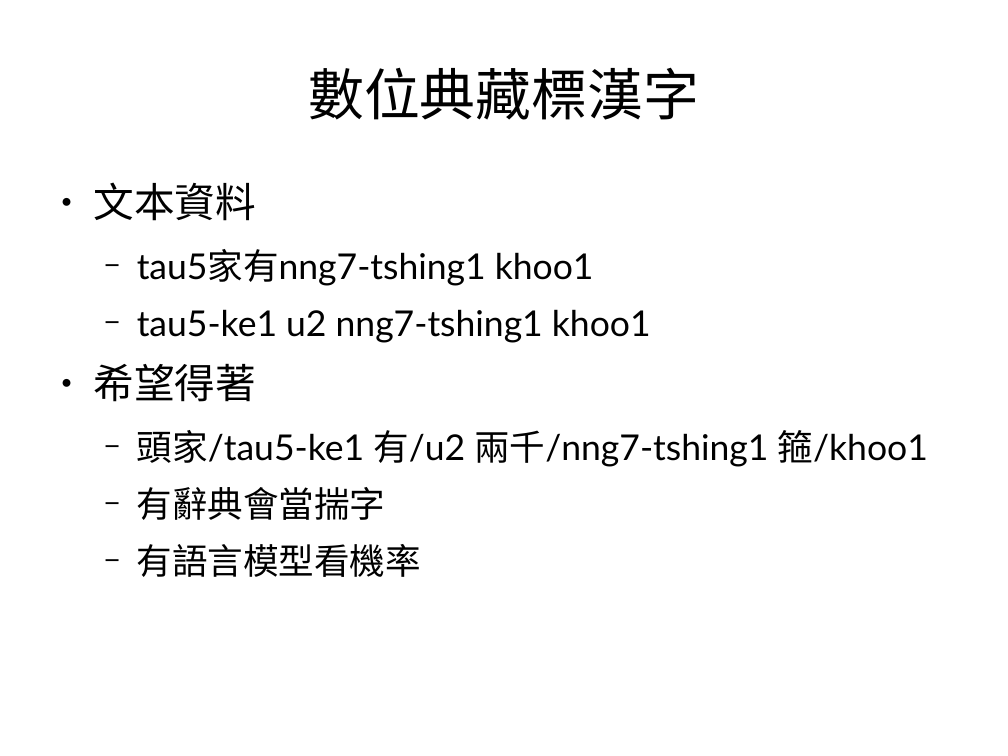
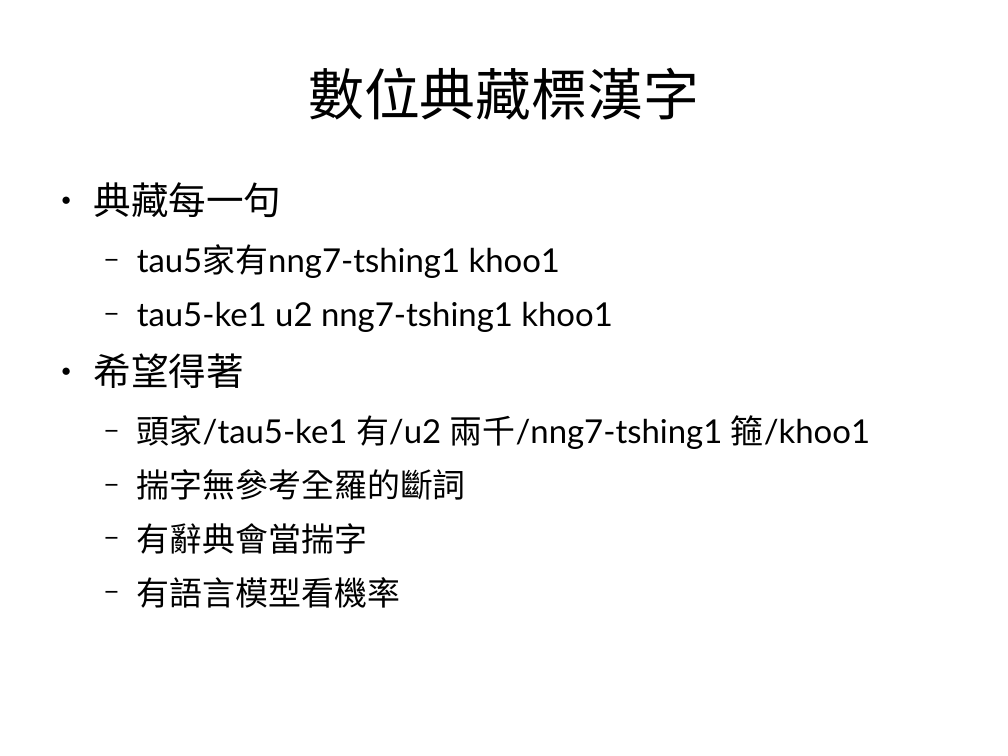
Before and after one commit to sih4sing5hong5/po3-ko3_tau5-iann2-phinn3, a slide deck: slide 22 of 翻譯報告.odp. Drawn at 1008x756 pixels with LibreOffice and Linux fonts; fonts in the diff are those of the drawing. Boxes give left, top, right and bottom in pixels: in the first picture for what was removed or moved away, otherwise in the second. Text is boxed around its words. In the diff, an @@ line names an element or a change of style, - is before the commit and + after.

```diff
--- a/翻譯報告.odp
+++ b/翻譯報告.odp
@@ text at (94,182,282,217): text changed; size 32 to 29.6 pt @@
-● 文本資料
+● 典藏每一句
@@ text at (94,244,870,608): size 28 to 25.9 pt in "tau5家有nng7-tshing1 khoo1", "tau5-ke1 u2 nng7-tshing1 khoo1", "頭家/tau5-ke1 有/u2 兩千/nng7-tshing1 箍/khoo1", "有辭典會當揣字" and 1 more places; size 32 to 29.6 pt in "希望得著" @@
@@ text at (137,469,466,500): paragraph added @@
+  − 揣字無參考全羅的斷詞
```
Also in this commit, not shown: 15 other slides changed.
